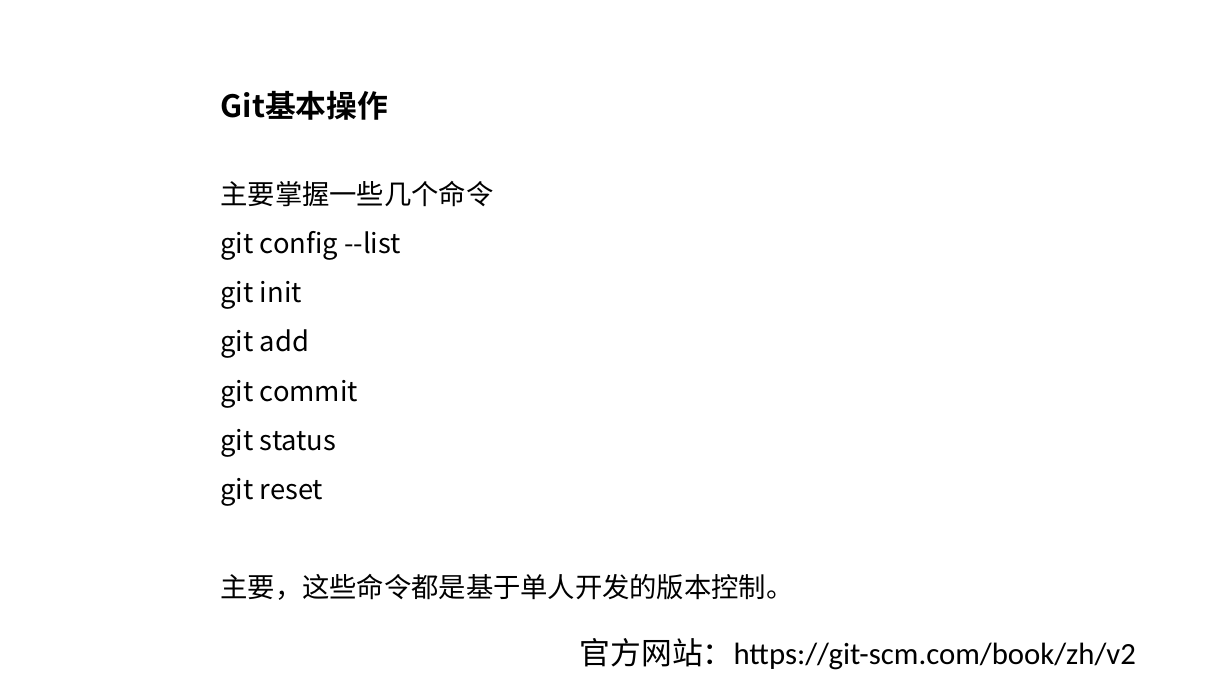
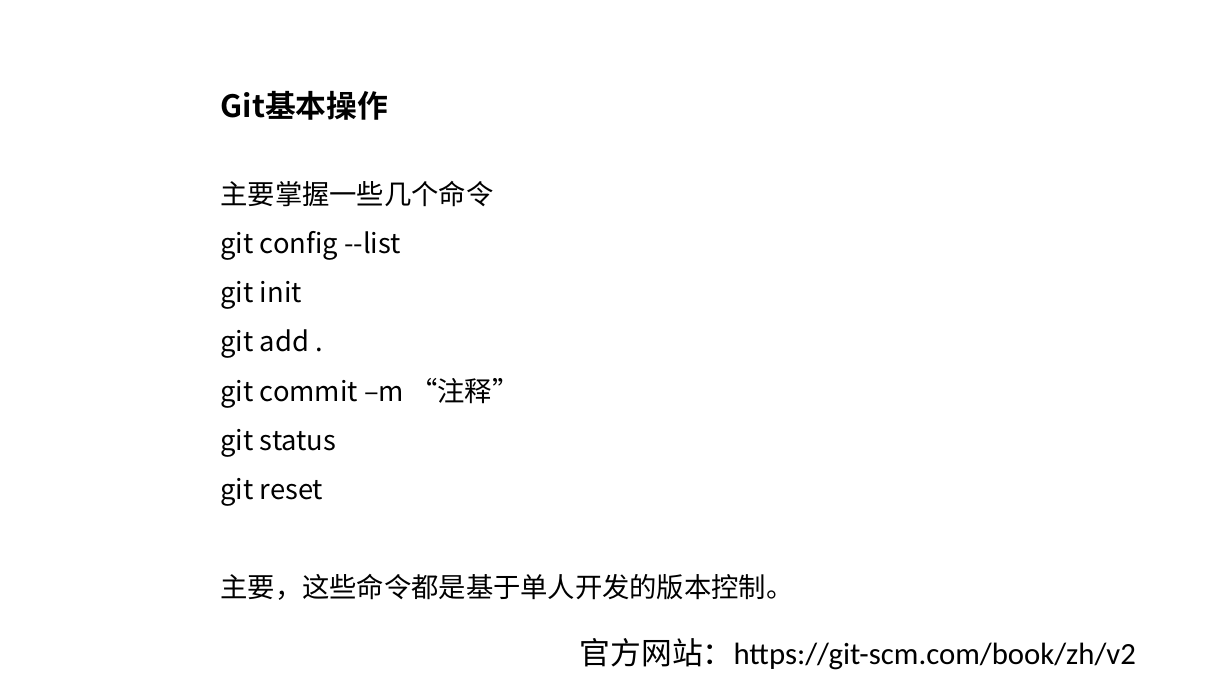
Before and after one commit to JSFFZL/Courseware-PPT, a slide deck: slide 9 of git.pptx (slide 8 before the commit). Drawn at 1232x693 pixels with LibreOffice and Linux fonts; fonts in the diff are those of the drawing; background and template pictures are left out. Boxes give left, top, right and bottom in pixels: in the first picture for what was removed or moved away, otherwise in the second. Text is boxed around its words. In the diff, an @@ line names an element or a change of style, - is before the commit and + after.

```diff
--- a/git.pptx
+++ b/git.pptx
@@ text at box(221, 329, 519, 408): text changed @@
-git add
-git commit
+git add .
+git commit –m “注释”
```
Also in this commit, not shown: 2 other slides changed, 1 slide added, 1 slide removed, 3 other files.
